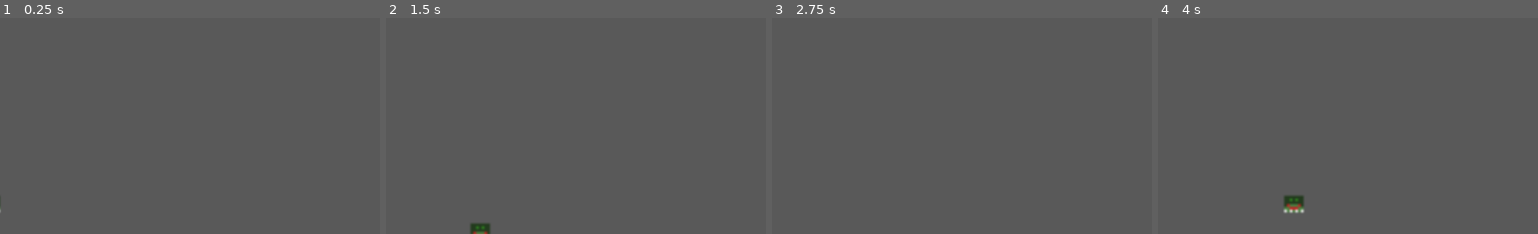
Above: before the commit, frames 1-4 (left to right).
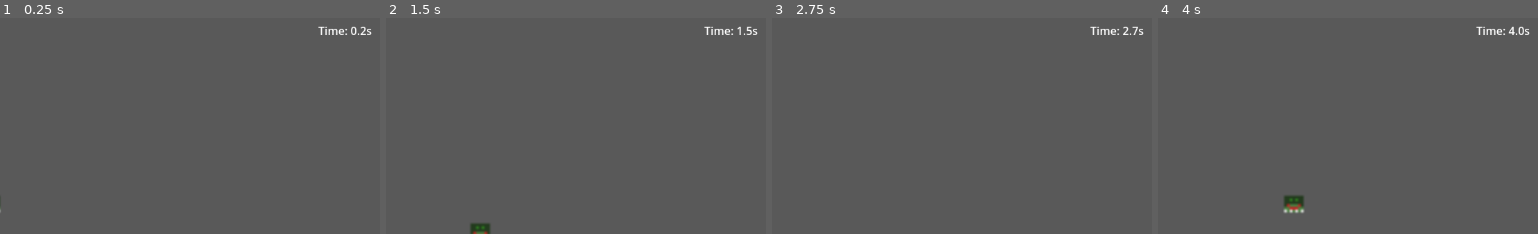
Above: after the commit, the same moments.

Repository: Kidonama/Dodger-v0.1
Game: Godot game, scene res://Scenes/main.tscn
The game is run twice, just before and just after one commit, with the same random seed, the same clock (stepped at 60 frames per second) and the same inputs.
Inputs:
- Up to frame 1 (0.25 s): no input
- Up to frame 2 (1.5 s): tap Enter at 0.5 s; hold Right (ui_right) 0.53-1.28 s; tap R at 0.6, 1.35 s; hold Down (ui_down) from 1.28 s (still down)
- Up to frame 3 (2.75 s): release Down (ui_down) at 2.03 s; hold Right (ui_right) from 2.03 s (still down); tap R at 2.1 s
- Up to frame 4 (4 s): release Right (ui_right) at 2.78 s; hold Up (ui_up) 2.78-3.53 s; tap R at 2.85, 3.6 s; hold Left (ui_left) from 3.53 s (still down)
The pictures show only the part of the screen within x 50-100%, y 2-52%; the shares and areas given below are measured in that part.

The runs differ from the first frame. In frame 1, 0.3% of the frame differs, in the area x 83-98%, y 3-8%; in frame 2, 0.2%; in frame 3, 0.3%; in frame 4, 0.3%.

Commit message:
feat: HUD with survival timer
Added a HUD CanvasLayer.

Added TimeLabel for survival time.

Implemented elapsed_time variable in Main.gd.

Updated label every frame using formatted text (11.6s style).

Confirmed it pauses correctly on Game Over.

Diff:
--- a/Scenes/main.gd
+++ b/Scenes/main.gd
@@ -3,6 +3,8 @@
 @onready var game_over_label = $UI_Layer/GameOver   # get the label
 @onready var game_over_overlay = $UI_Layer/ColorRect # optional dark overlay
 var is_game_over := false                            # one-time latch
+var elapsed_time = 0.0
+
 
 func trigger_game_over() -> void:
 	# if we already ended, do nothing
@@ -26,3 +28,7 @@
 		if event.keycode == KEY_R:
 			Engine.time_scale = 1.0                  # << restore normal time
 			get_tree().reload_current_scene()        # hard reset the scene
+
+func _process(delta):
+	elapsed_time += delta
+	get_node("HUD/TimeLabel").text = "Time: " + ("%0.1f" % elapsed_time) + "s"
--- a/Scenes/main.tscn
+++ b/Scenes/main.tscn
@@ -134,4 +134,24 @@
 text = "GAME OVER
 "
 
+[node name="HUD" type="CanvasLayer" parent="."]
+
+[node name="TimeLabel" type="Label" parent="HUD"]
+anchors_preset = -1
+anchor_left = 0.869542
+anchor_top = 0.032
+anchor_right = 0.982
+anchor_bottom = 0.109667
+offset_left = 0.287964
+offset_top = 0.264
+offset_right = -0.264038
+offset_bottom = -0.064003
+grow_horizontal = 0
+size_flags_horizontal = 8
+size_flags_vertical = 1
+text = "Time:0.0s"
+horizontal_alignment = 1
+vertical_alignment = 1
+metadata/_edit_use_anchors_ = true
+
 [connection signal="timeout" from="UI/HazardSpawner/Timer" to="UI/HazardSpawner" method="_on_timer_timeout"]
Not shown, added: assets/images/ScreenToGif.2.41.5.Setup.x64.msi
